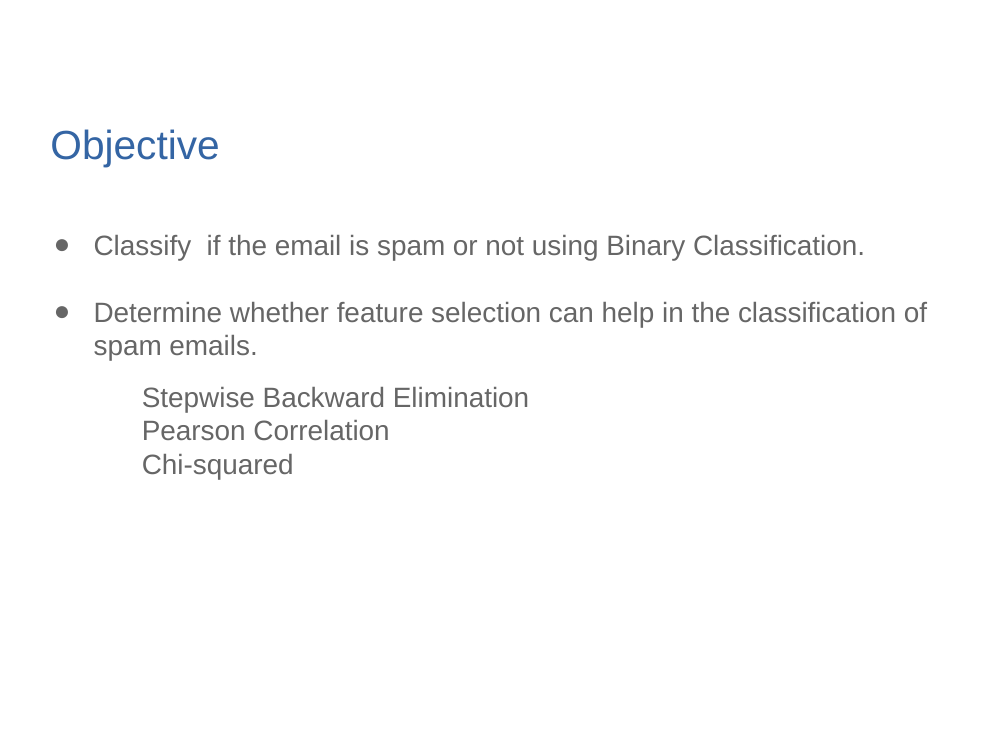
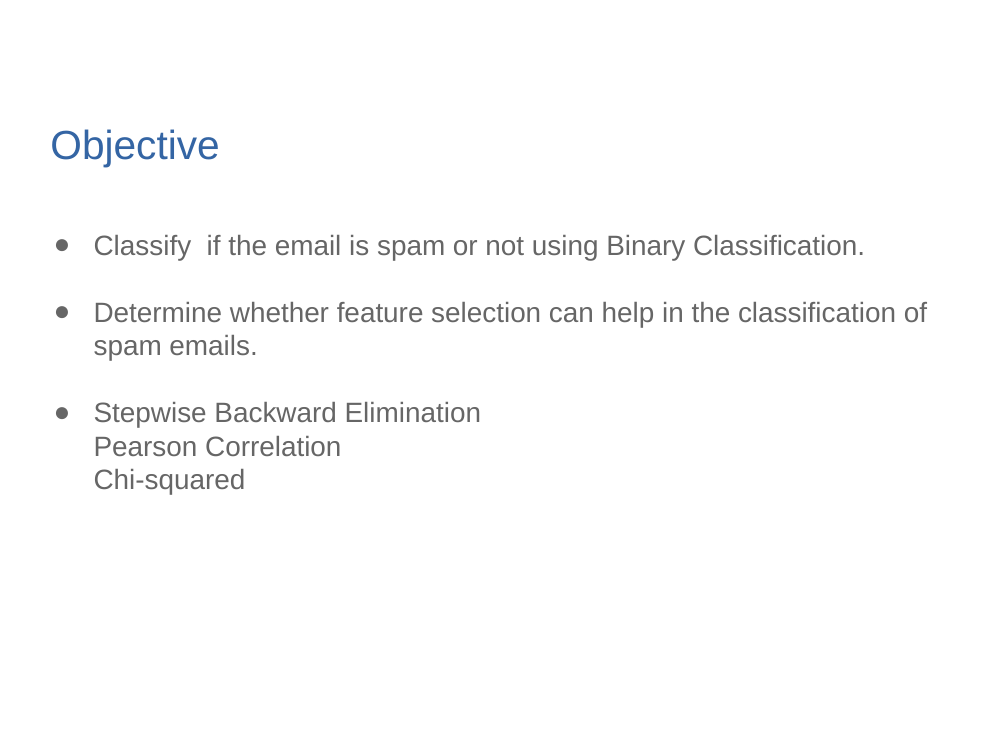
Before and after one commit to quickheaven/scs-3251-statistics-for-data-science, a slide deck: slide 2 of documents/Spam Email Classification - Arjie Cristobal.pptx. Drawn at 1008x756 pixels with LibreOffice and Linux fonts; fonts in the diff are those of the drawing; background and template pictures are left out. Boxes give left, top, right and bottom in pixels: in the first picture for what was removed or moved away, otherwise in the second. Text is boxed around its words. In the diff, an @@ line names an element or a change of style, - is before the commit and + after.

```diff
--- a/documents/Spam Email Classification - Arjie Cristobal.pptx
+++ b/documents/Spam Email Classification - Arjie Cristobal.pptx
@@ text at (94, 302, 927, 495): bullet none to ●; less space between paragraphs @@
```
Also in this commit, not shown: 7 other slides changed.
